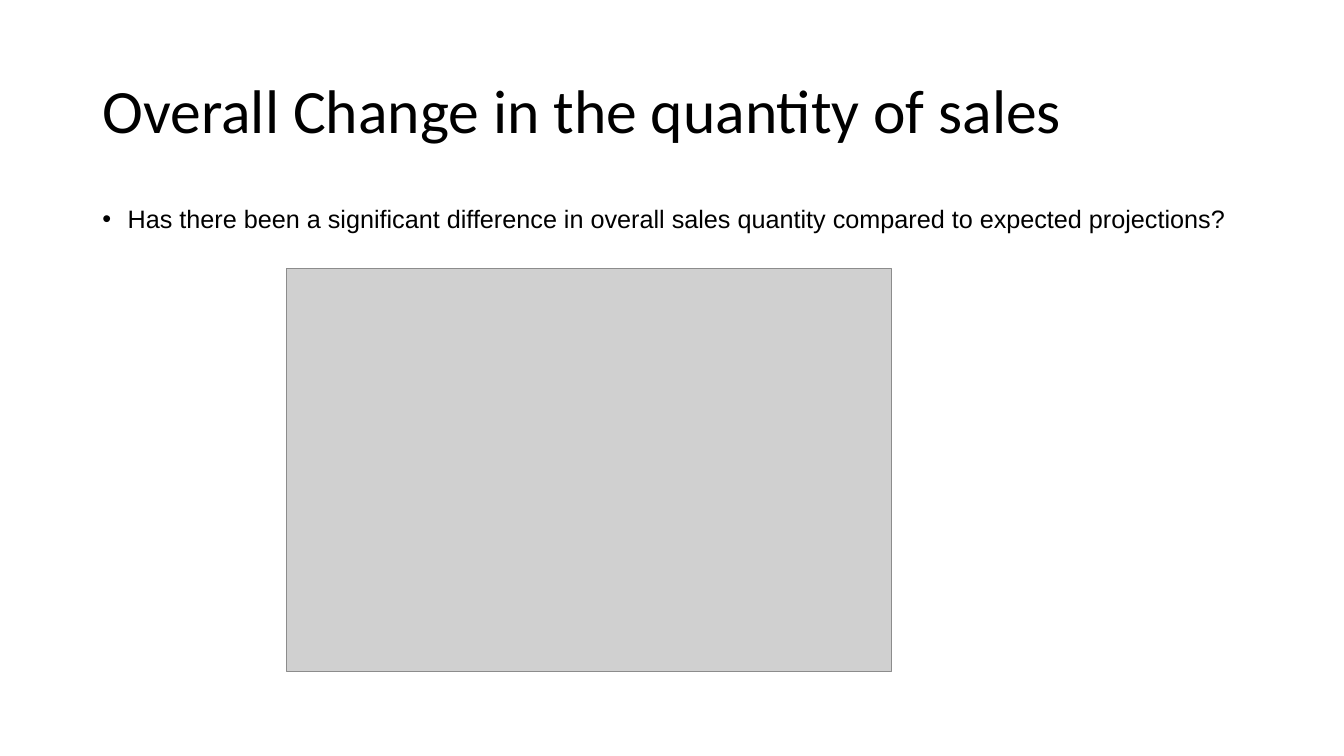
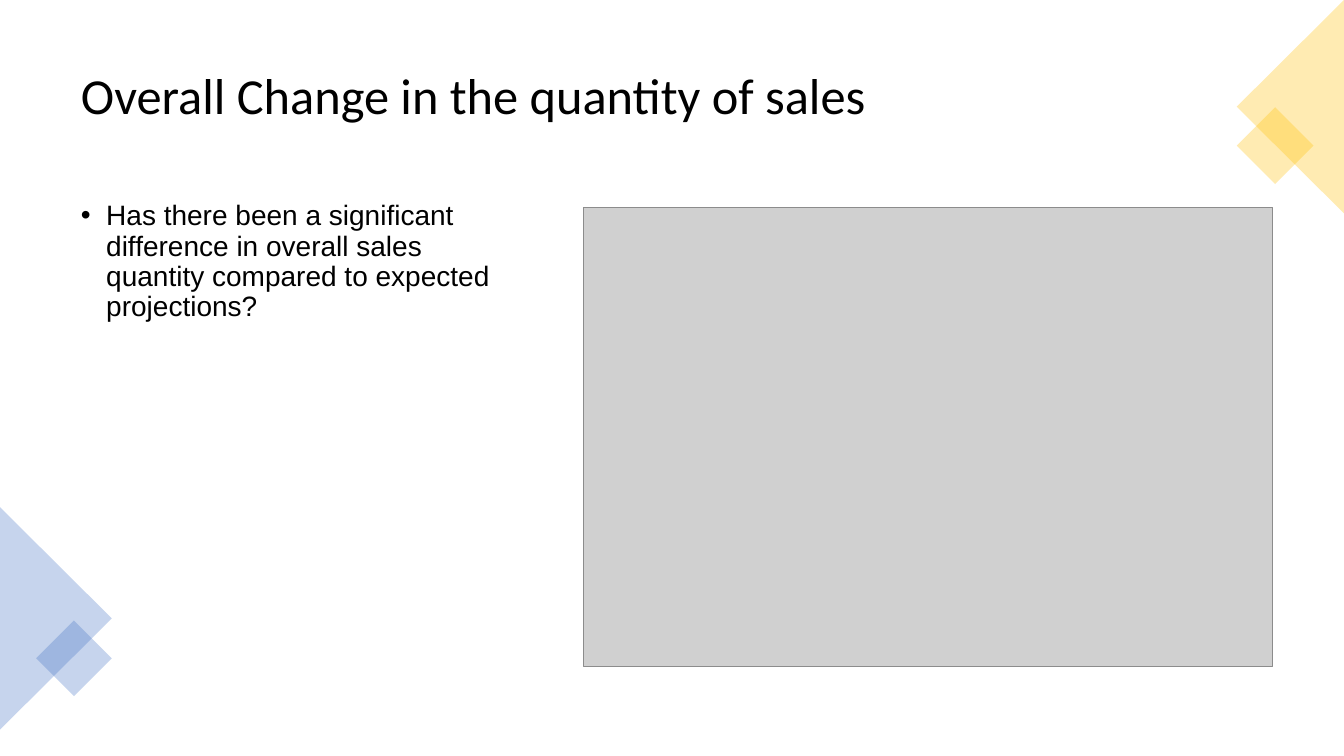
Before and after one commit to 2Delta/GT-Coding-Boot-Camp_Project-1, a slide deck: slide 6 of Project_power_point.pptx. Drawn at 1344x756 pixels with LibreOffice and Linux fonts; fonts in the diff are those of the drawing; grey boxes stand for pictures. Boxes give left, top, right and bottom in pixels: in the first picture for what was removed or moved away, otherwise in the second. Text is boxed around its words. In the diff, an @@ line names an element or a change of style, - is before the commit and + after.

```diff
--- a/Project_power_point.pptx
+++ b/Project_power_point.pptx
@@ triangle added at (1237, 0, 1344, 214), fill #FFC000 at 30% opacity @@
@@ title "Overall Change in the quantity ...": place and size @@
-title "Overall Change in the quantity ..." at (102, 90, 1061, 144)
+title "Overall Change in the quantity ..." at (81, 79, 865, 123)
@@ title "Overall Change in the quantity ..." at (81, 79, 865, 123): size 44 to 36 pt @@
@@ rectangle added at (1237, 108, 1314, 185), fill #FFC000 at 30% opacity @@
@@ text "Has there been a significant ...": place and size @@
-text "Has there been a significant ..." at (128, 209, 1225, 233)
+text "Has there been a significant ..." at (106, 204, 490, 321)
@@ text "Has there been a significant ..." at (106, 204, 490, 321): size 18 to 20 pt @@
@@ picture: place and size @@
-picture at (286, 268, 891, 671)
+picture at (584, 208, 1273, 667)
@@ triangle added at (0, 507, 112, 730), fill #4472C4 at 30% opacity @@
@@ rectangle added at (36, 620, 112, 696), fill #4472C4 at 30% opacity @@
```
Also in this commit, not shown: 6 other slides changed, 4 slides added, 3 slides removed, 1 other file.
